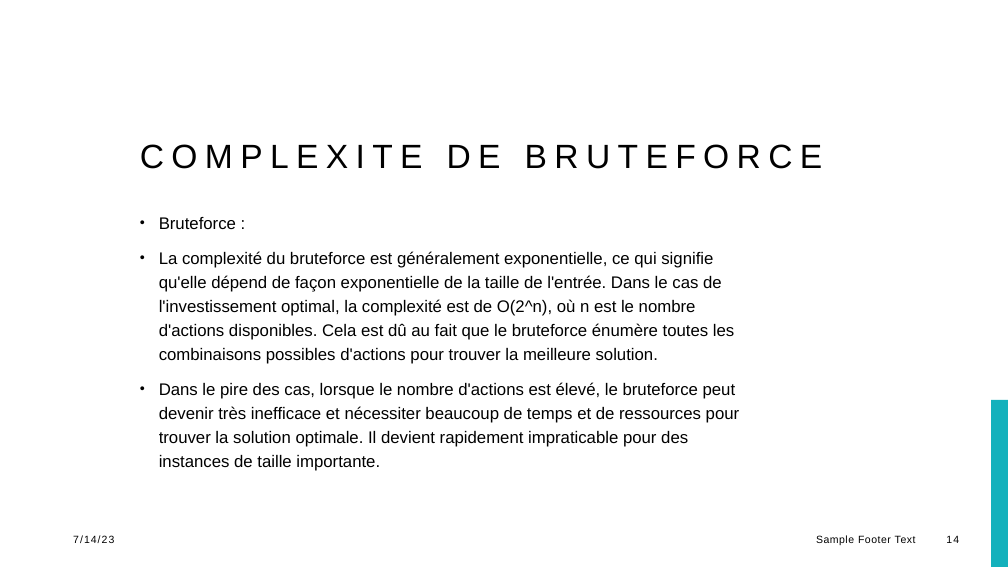
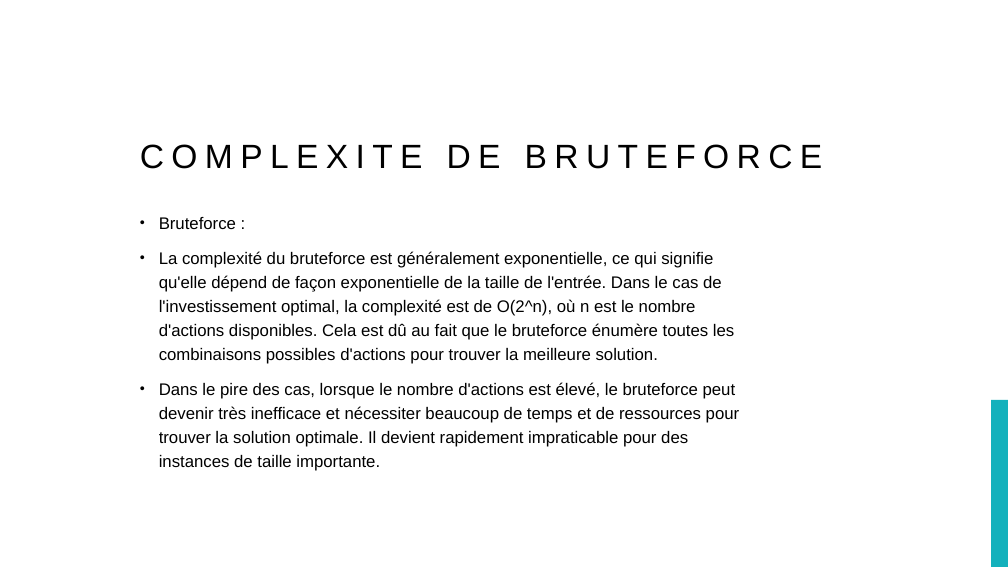
Before and after one commit to TMee3/DA-Python-7, a slide deck: slide 14 of Présentation projet7.pptx. Drawn at 1008x567 pixels with LibreOffice and Linux fonts; fonts in the diff are those of the drawing; background and template pictures are left out. Boxes give left, top, right and bottom in pixels: in the first picture for what was removed or moved away, otherwise in the second. Text is boxed around its words. In the diff, an @@ line names an element or a change of style, - is before the commit and + after.

```diff
--- a/Présentation projet7.pptx
+++ b/Présentation projet7.pptx
@@ text removed at (x1=73, y1=535, x2=114, y2=543) @@
-7/14/23
@@ text removed at (x1=816, y1=535, x2=916, y2=545) @@
-Sample Footer Text
@@ page number removed at (x1=946, y1=535, x2=959, y2=543) @@
-14
```
Also in this commit, not shown: 2 other slides changed.
